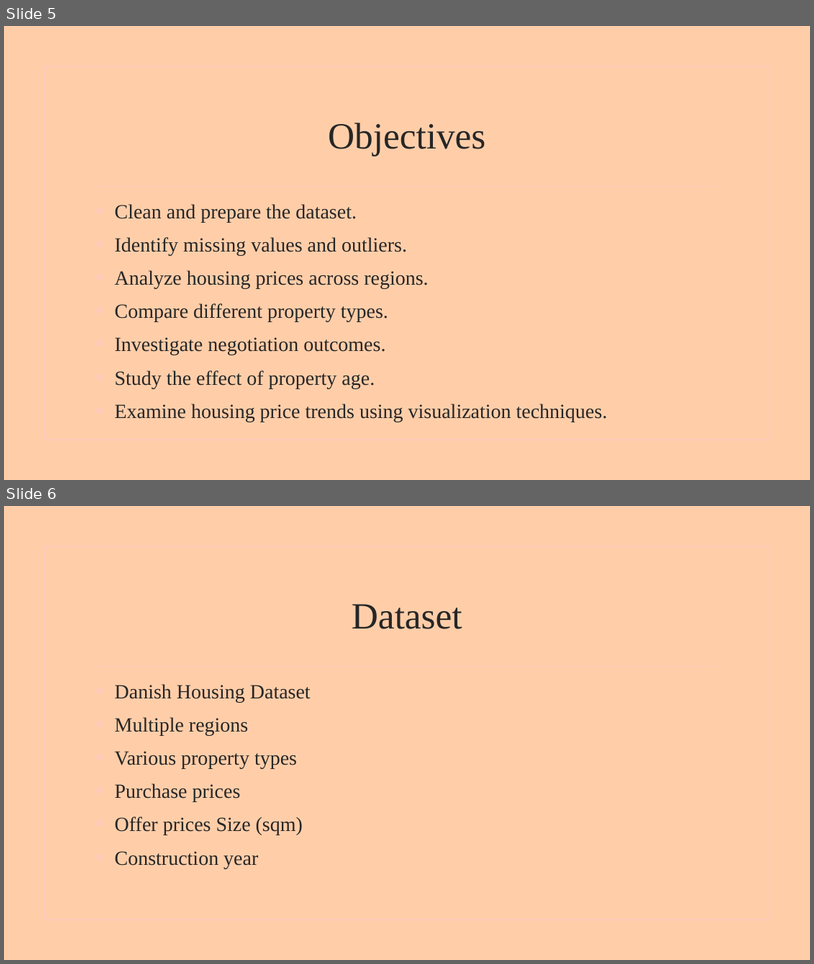
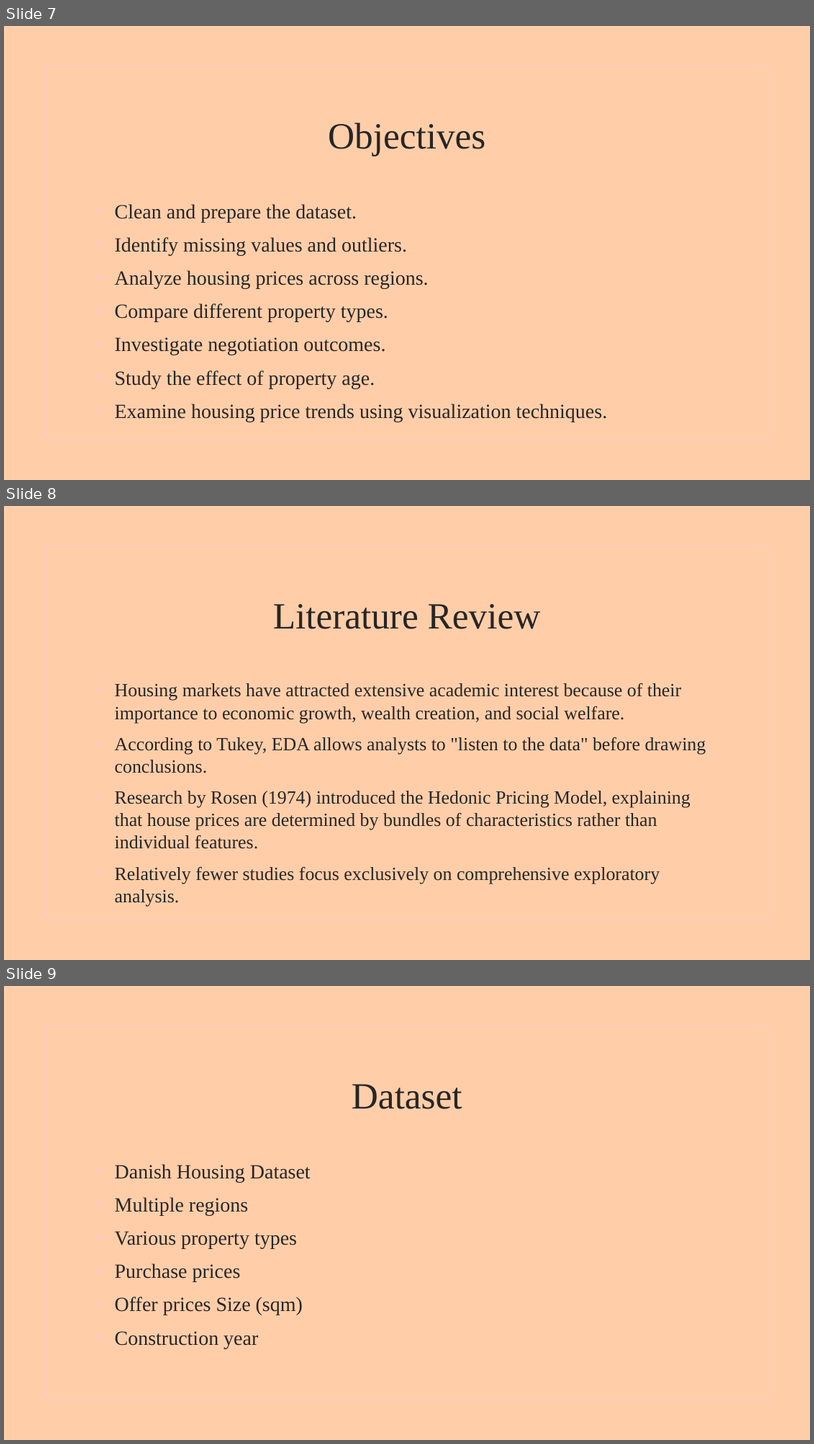
Before and after one commit to Ayomikun721/EXPLORATORY-DATA-ANALYSIS, a slide deck: AYOMIKUN EDA.pptx. Shown one above the other, each under a label of ours: slides 5 and 6 before the commit, slides 7, 8 and 9 after it. The pictures are 814x964 and 814x1444 pixels, drawn with LibreOffice and Linux fonts; fonts in the diff are those of the drawing; background and template pictures are left out. Boxes give left, top, right and bottom in pixels: in the first picture for what was removed or moved away, otherwise in the second. Text is boxed around its words. In the diff, an @@ line names an element or a change of style, - is before the commit and + after.

```diff
--- a/AYOMIKUN EDA.pptx
+++ b/AYOMIKUN EDA.pptx
@@ slide 8 added at (x1=4, y1=506, x2=810, y2=960), background picture (left out); not listed: 2 template elements that a slide beside it also shows @@
@@ title added at (x1=273, y1=604, x2=541, y2=629), 44 pt, text #262626 @@
+Literature Review
@@ text added at (x1=115, y1=682, x2=707, y2=906), 22.2 pt, text #262626 @@
+• Housing markets have attracted extensive academic interest because of their importance to economic growth, wealth creation, and social welfare.
+• According to Tukey, EDA allows analysts to "listen to the data" before drawing conclusions.
+• Research by Rosen (1974) introduced the Hedonic Pricing Model, explaining that house prices are determined by bundles of characteristics rather than individual features.
+• Relatively fewer studies focus exclusively on comprehensive exploratory analysis.
@@ what was slide 5 is now slide 7 @@
@@ what was slide 6 is now slide 9 @@
```
Also in this commit, not shown: 3 other slides added, 1 other file.
